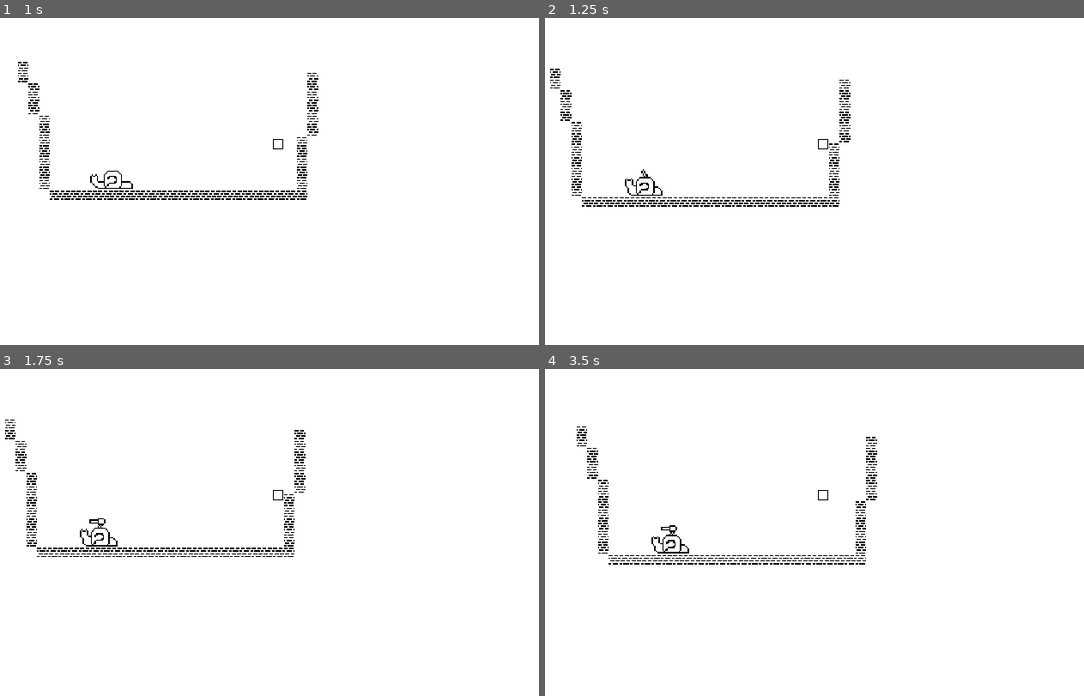
Above: before the commit, frames 1-4 (two rows, left to right).
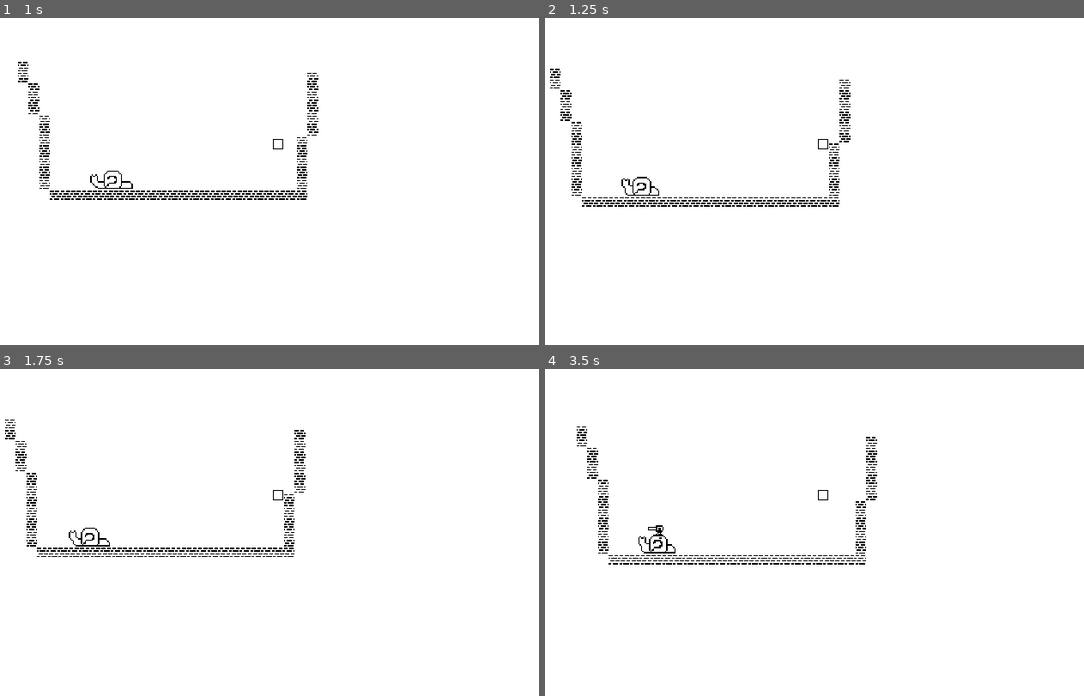
Above: after the commit, the same moments.

Repository: Yagoi23/Vild
Game: Godot game, scene res://Levels/SnailBossChamber.tscn
Two runs of this game, one before a commit and one after it. Both use one fixed random seed, a clock stepped at 60 frames per second and the inputs below. The project has no main scene, so this scene is started directly.
Inputs:
- Up to frame 1 (1 s): hold D (move_right) from 0.53 s (still down); tap W (w) at 0.6 s; tap Space (jump) at 0.77 s
- Up to frame 2 (1.25 s): keep holding D (move_right)
- Up to frame 3 (1.75 s): keep holding D (move_right); tap W (w) at 1.35 s; tap Space (jump) at 1.52 s
- Up to frame 4 (3.5 s): release D (move_right) at 2.03 s; hold A (move_left) 2.03-2.78 s; tap W (w) at 2.1, 2.85 s; hold D (move_right) from 2.78 s (still down); tap Space (jump) at 3.02 s

Frame 1 is identical in both runs. In frame 2, 0.2% of the frame differs, in the area x 14-22%, y 46-55%; in frame 3, 0.2%; in frame 4, 0.3%, in the area x 17-27%, y 47-57%.

Commit message:
added bullet particles

Diff:
--- a/Enemies/SnailBoss.gd
+++ b/Enemies/SnailBoss.gd
@@ -13,10 +13,13 @@
 enum state {MOVING, SHOOTING, DEPLOYINGGUN, UNDEPLOYINGGUN}
 var snailboss_state = state.MOVING
 
+func _ready():
+	$Bullets.emitting = false
+
 func _physics_process(delta):
 	if snailboss_state == state.MOVING:
 		counter += 1
-		if counter >= 60:
+		if counter >= 120:
 			counter = 0
 			snailboss_state = state.DEPLOYINGGUN
 		$AnimationPlayer.play("SnailBossMove")
@@ -30,6 +33,7 @@
 			elif $Sprite.flip_h == false:
 				$Sprite.flip_h = true
 			dir = dir * -1
+			$Bullets.position.x *= -1
 	elif snailboss_state == state.DEPLOYINGGUN:
 		$AnimationPlayer.play("SnailBossDeployGun")
 		counter += 1
@@ -43,8 +47,10 @@
 			counter = 0
 			snailboss_state = state.MOVING
 	elif snailboss_state == state.SHOOTING:
+		$Bullets.emitting = true
 		$AnimationPlayer.play("SnailBossShoot")
 		counter += 1
 		if counter >= 60:
 			counter = 0
+			$Bullets.emitting = false
 			snailboss_state = state.UNDEPLOYINGGUN
--- a/Enemies/SnailBoss.tscn
+++ b/Enemies/SnailBoss.tscn
@@ -1,7 +1,8 @@
-[gd_scene load_steps=9 format=2]
+[gd_scene load_steps=10 format=2]
 
 [ext_resource path="res://Assets/Enemies/BossSnail.png" type="Texture" id=1]
 [ext_resource path="res://Enemies/SnailBoss.gd" type="Script" id=2]
+[ext_resource path="res://Particles/Bullets.tscn" type="PackedScene" id=3]
 
 [sub_resource type="RectangleShape2D" id=1]
 extents = Vector2( 21.7782, 31.2377 )
@@ -105,3 +106,11 @@
 hframes = 4
 vframes = 5
 frame = 10
+
+[node name="RayCast2D" type="RayCast2D" parent="."]
+position = Vector2( -7.02803, -10.3865 )
+rotation = 1.57079
+scale = Vector2( 1.18201, 1.76318 )
+
+[node name="Bullets" parent="." instance=ExtResource( 3 )]
+position = Vector2( 1.82876, -10.4416 )
--- /dev/null
+++ b/Particles/Bullets.tscn
@@ -0,0 +1,11 @@
+[gd_scene load_steps=2 format=2]
+
+[ext_resource path="res://Assets/Bullet.png" type="Texture" id=1]
+
+[node name="CPUParticles2D" type="CPUParticles2D"]
+amount = 20
+lifetime = 2.0
+lifetime_randomness = 1.0
+texture = ExtResource( 1 )
+initial_velocity = 4.0
+initial_velocity_random = 1.0
Binary file added: Assets/Bullet.png
Not shown, added: Assets/Bullet.png.import
Binary file changed: Assets/Enemies/BossSnail.png
